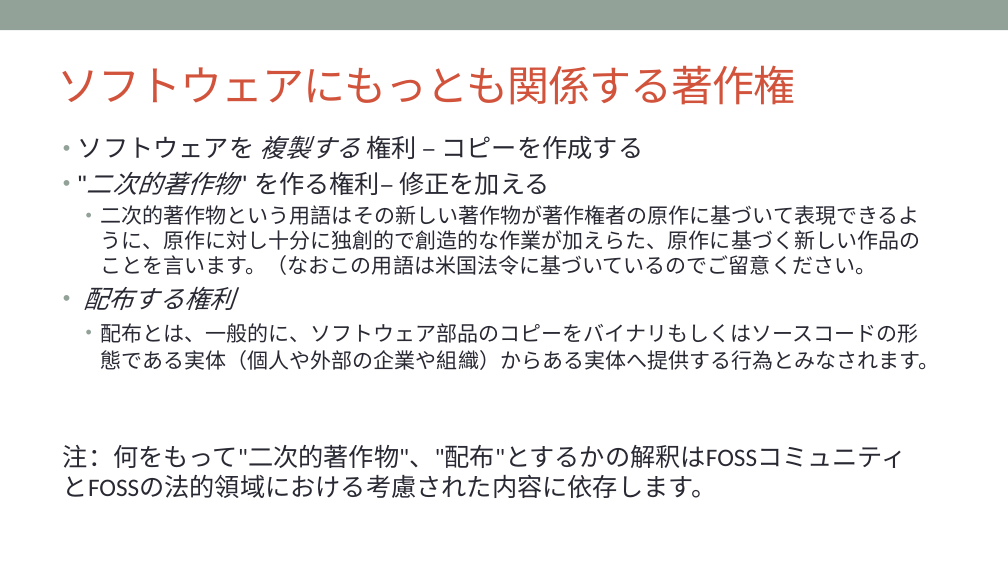
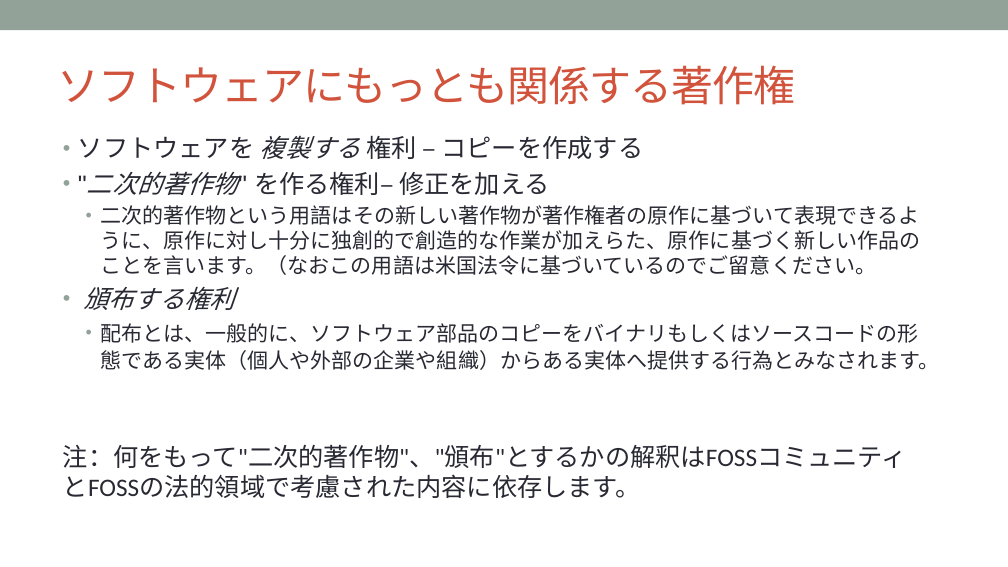
Before and after one commit to OpenChain-Project/Curriculum-Translation-JP, a slide deck: slide 7 of target/openchain-curriculum-release-2.pptx. Drawn at 1008x567 pixels with LibreOffice and Linux fonts; fonts in the diff are those of the drawing; background and template pictures are left out. Boxes give left, top, right and bottom in pixels: in the first picture for what was removed or moved away, otherwise in the second. Text is boxed around its words. In the diff, an @@ line names an element or a change of style, - is before the commit and + after.

```diff
--- a/target/openchain-curriculum-release-2.pptx
+++ b/target/openchain-curriculum-release-2.pptx
@@ text at [84, 287, 235, 310]: text changed @@
-• 配布する権利
+• 頒布する権利
@@ text at [63, 445, 907, 498]: text changed @@
-注：何をもって"二次的著作物"、"配布"とするかの解釈はFOSSコミュニティとFOSSの法的領域における考慮された内容に依存します。
+注：何をもって"二次的著作物"、"頒布"とするかの解釈はFOSSコミュニティとFOSSの法的領域で考慮された内容に依存します。
```
Also in this commit, not shown: 1 other slide changed, 7 other files.
